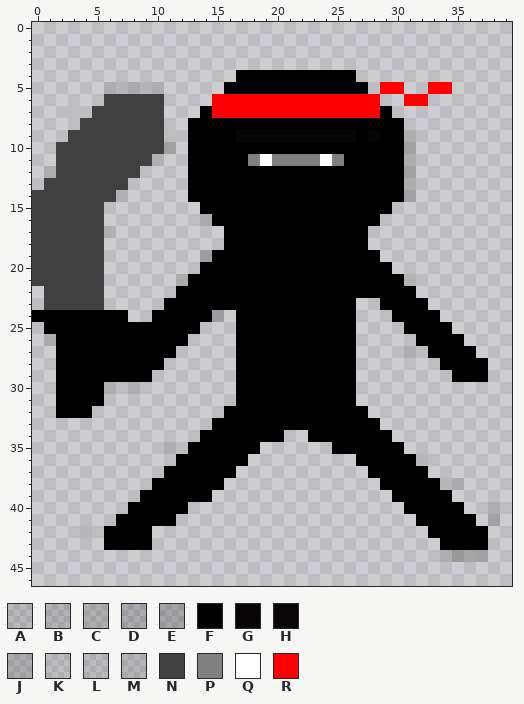
Pixel-art sprite -- PHIL THE NINJA.PNG. The first picture shows the starting point.
The file is 40x47 pixels. Pixels under 10% opacity are left out. Colours within 5 levels of each other are drawn and written as one.
Palette (. is transparent): A #0000001a  B #00000020  C #00000026  D #0000002c  E #00000032  F #000000  G #020000f9  H #0a0607  J #3b3b3b3b  K #3c3c3c1c  L #40404022  M #4040402b  N #404040  P #808080  Q #ffffff  R #ff0000
New version:
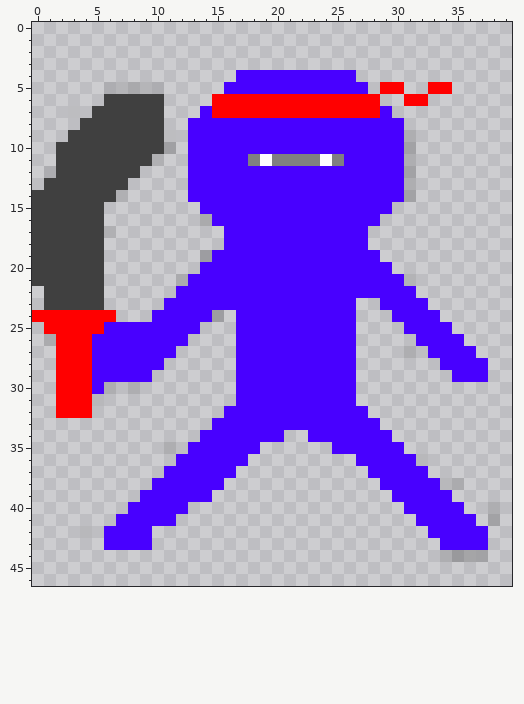
Edits made:
colour F: #000000 -> #4800ff
y 9: x 17..26 HHHHHHHHHH -> FFFFFFFFFF; x 28 G -> F
y 24: x 0..7 FFFFFFFF -> RRRRRRR.
y 25: x 1..5 FFFFF -> RRRRR
y 26..30: x 2..4 FFF -> RRR
y 31: x 2..5 FFFF -> RRRA
y 32: x 2..4 FFF -> RRR
Pixel boxes of the changes (left, top, right, bottom) in both pictures:
changed: (32, 70, 488, 550)
